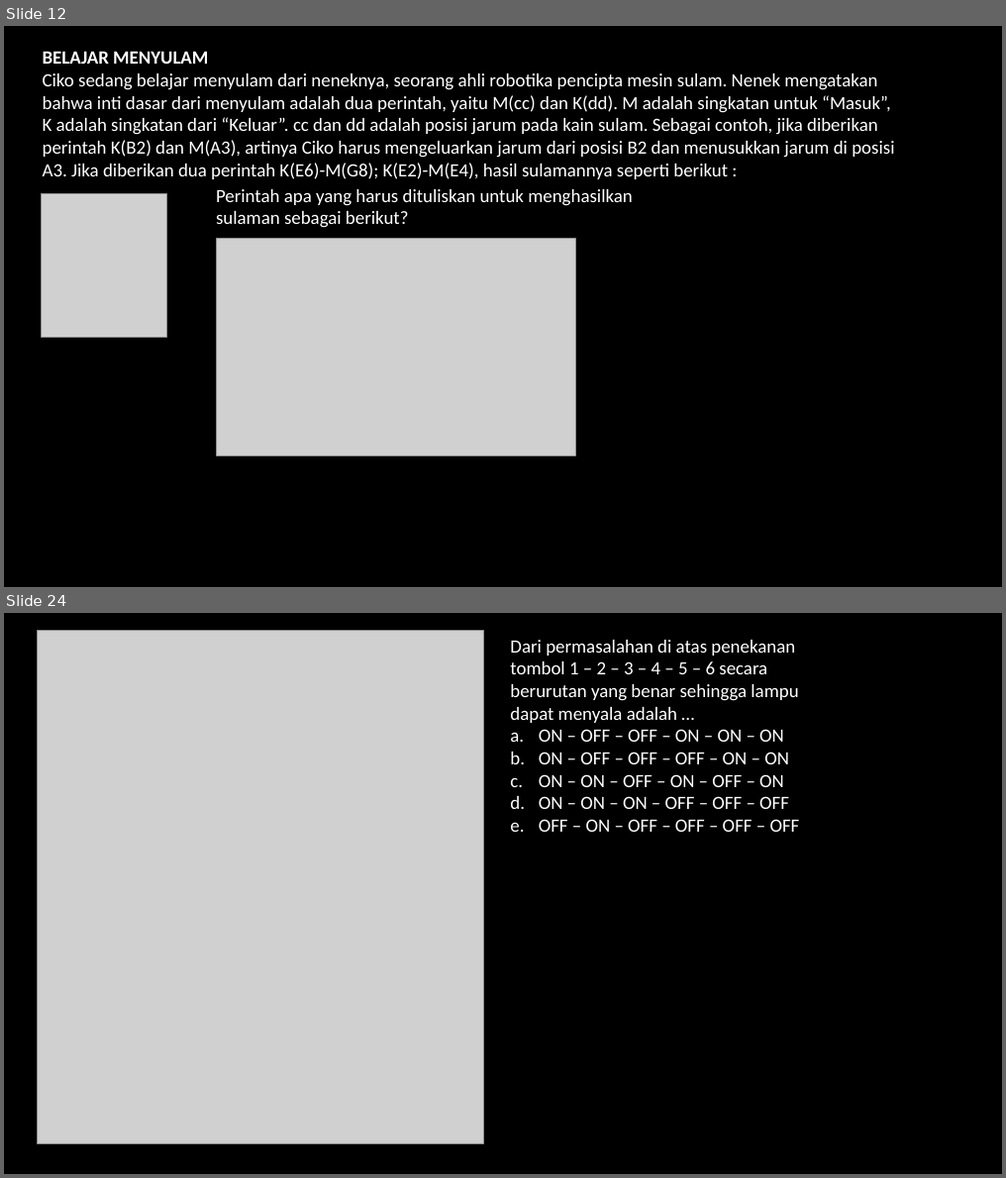
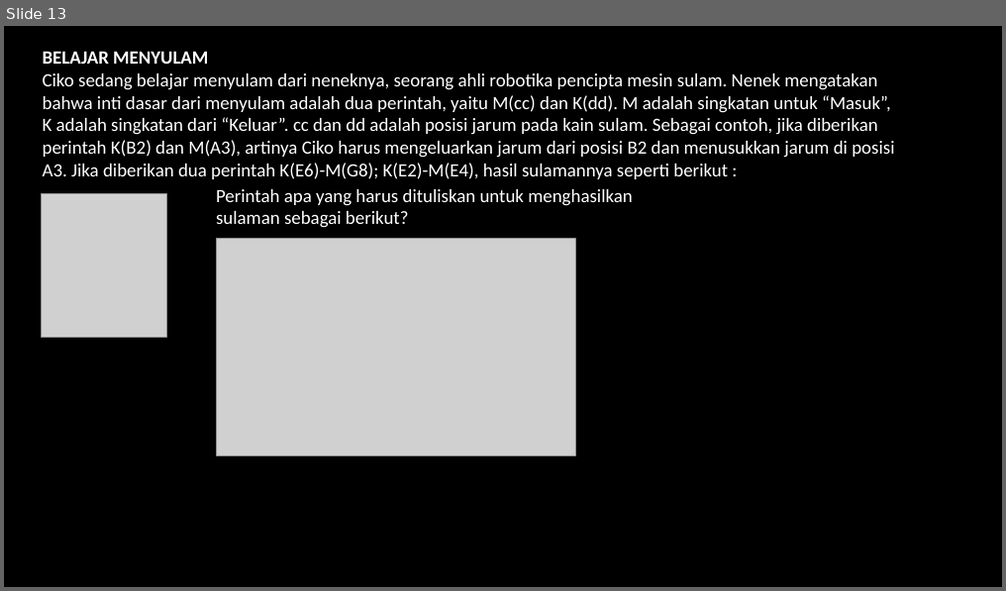
Before and after one commit to abdanhafidz/teaching-portfolio, a slide deck: Computer Science - OSN Informatika - Python - C++/Berpikir Komputasional.pptx. Shown one above the other, each under a label of ours: slides 12 and 24 before the commit, slide 13 after it; the slides between them are not shown. The pictures are 1006x1178 and 1006x591 pixels, drawn with LibreOffice and Linux fonts; fonts in the diff are those of the drawing; grey boxes stand for pictures. Boxes give left, top, right and bottom in pixels: in the first picture for what was removed or moved away, otherwise in the second. Text is boxed around its words. In the diff, an @@ line names an element or a change of style, - is before the commit and + after.

```diff
--- a/Computer Science - OSN Informatika - Python - C++/Berpikir Komputasional.pptx
+++ b/Computer Science - OSN Informatika - Python - C++/Berpikir Komputasional.pptx
@@ slide 24 removed at <box>4,613,1002,1174</box>, background #000000 @@
@@ picture removed at <box>37,630,484,1144</box> @@
@@ text removed at <box>510,640,800,832</box> @@
-Dari permasalahan di atas penekanan tombol 1 – 2 – 3 – 4 – 5 – 6 secara berurutan yang benar sehingga lampu dapat menyala adalah …
-a. ON – OFF – OFF – ON – ON – ON
-b. ON – OFF – OFF – OFF – ON – ON
-c. ON – ON – OFF – ON – OFF – ON
-d. ON – ON – ON – OFF – OFF – OFF
-e. OFF – ON – OFF – OFF – OFF – OFF
@@ what was slide 12 is now slide 13 @@
```
Also in this commit, not shown: 1 slide changed, 3 slides added, 17 other slides removed, 19 other files.
